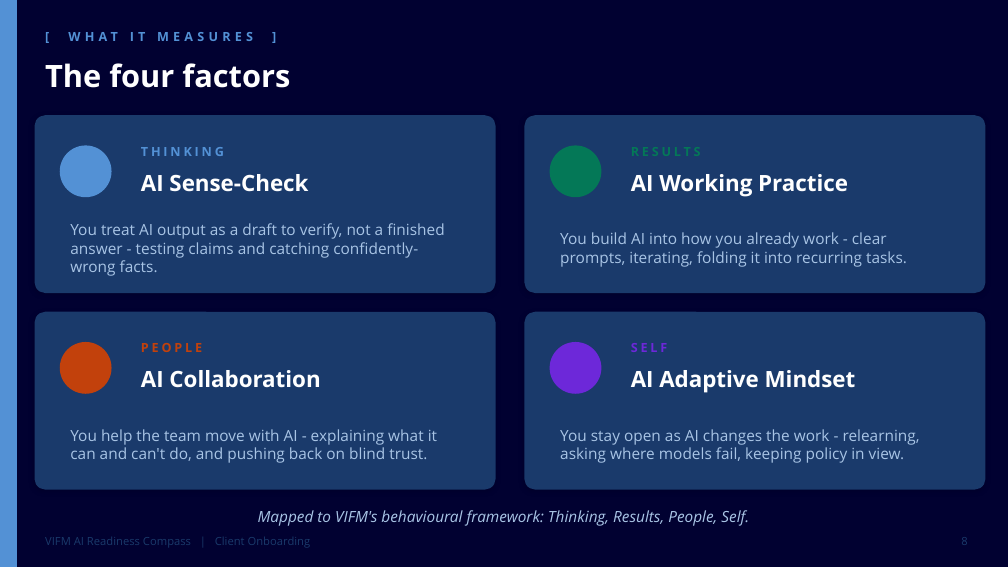
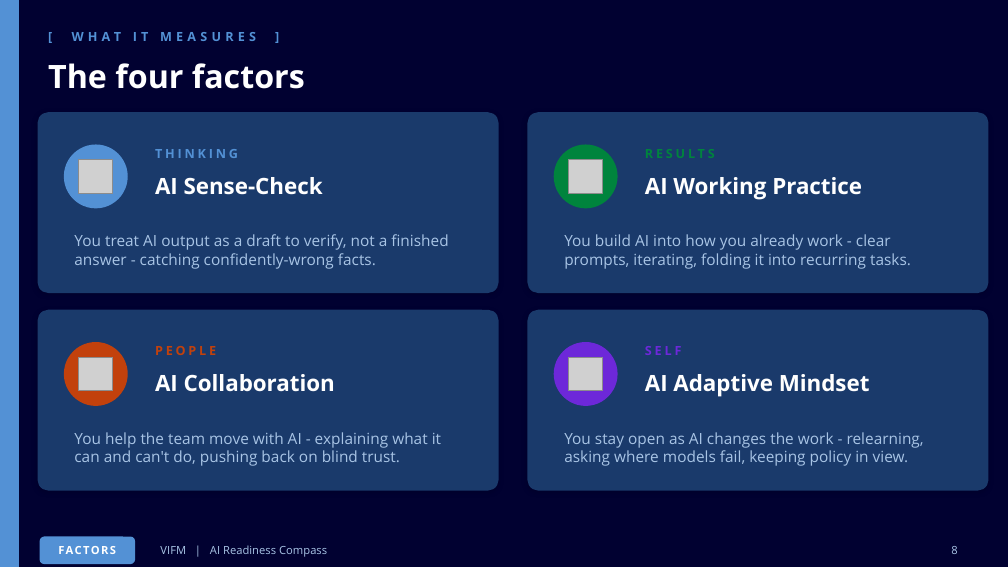
Before and after one commit to AimanSadeq/vifm-assessment-center, a slide deck: slide 8 of VIFM-ARC-Client-Onboarding.pptx. Drawn at 1008x567 pixels with LibreOffice and Linux fonts; fonts in the diff are those of the drawing; grey boxes stand for pictures. Boxes give left, top, right and bottom in pixels: in the first picture for what was removed or moved away, otherwise in the second. Text is boxed around its words. In the diff, an @@ line names an element or a change of style, - is before the commit and + after.

```diff
--- a/VIFM-ARC-Client-Onboarding.pptx
+++ b/VIFM-ARC-Client-Onboarding.pptx
@@ text "[ WHAT IT MEASURES ]": place and size @@
-text "[ WHAT IT MEASURES ]" at (68,32,253,41)
+text "[ WHAT IT MEASURES ]" at (72,32,256,41)
@@ text "The four factors" at (48,63,305,89): size 22 to 23 pt @@
@@ proportions changed in 4 elements at (38,113,498,292), (38,310,498,490), (528,310,988,490), (528,113,988,292) @@
@@ ellipse: place and size @@
-ellipse at (60,146,111,197)
+ellipse at (65,145,127,208)
@@ text "THINKING": place and size @@
-text "THINKING" at (141,147,224,156)
+text "THINKING" at (155,149,238,158)
@@ ellipse: place and size @@
-ellipse at (550,146,601,197)
+ellipse at (554,145,617,208)
@@ ellipse at (554,145,617,208): fill #047857 to #00843D; outline #047857 1 pt to #00843D 1 pt @@
@@ picture added at (79,159,112,193) @@
@@ text "AI Sense-Check": place and size @@
-text "AI Sense-Check" at (141,174,308,192)
+text "AI Sense-Check" at (155,177,323,195)
@@ picture added at (569,159,602,193) @@
@@ text "AI Working Practice": place and size @@
-text "AI Working Practice" at (631,174,848,196)
+text "AI Working Practice" at (645,177,862,200)
@@ text at (74,234,448,269): text changed @@
-You treat AI output as a draft to verify, not a finished answer - testing claims and catching confidently-wrong facts.
+You treat AI output as a draft to verify, not a finished answer - catching confidently-wrong facts.
@@ text "You build AI into how ...": place and size @@
-text "You build AI into how ..." at (560,232,907,267)
+text "You build AI into how ..." at (564,234,911,269)
@@ ellipse: place and size @@
-ellipse at (60,343,111,393)
+ellipse at (65,343,127,405)
@@ picture added at (79,357,112,390) @@
@@ text "PEOPLE": place and size @@
-text "PEOPLE" at (141,343,202,352)
+text "PEOPLE" at (155,346,216,355)
@@ ellipse: place and size @@
-ellipse at (550,343,601,393)
+ellipse at (554,343,617,405)
@@ picture added at (569,357,602,390) @@
@@ text "SELF": place and size @@
-text "SELF" at (631,343,667,352)
+text "SELF" at (645,346,681,355)
@@ text "AI Collaboration": place and size @@
-text "AI Collaboration" at (141,370,320,388)
+text "AI Collaboration" at (155,374,335,392)
@@ text "AI Adaptive Mindset": place and size @@
-text "AI Adaptive Mindset" at (631,370,856,393)
+text "AI Adaptive Mindset" at (645,374,870,397)
@@ text "You stay open as AI ...": place and size @@
-text "You stay open as AI ..." at (560,429,920,463)
+text "You stay open as AI ..." at (564,432,924,466)
@@ text at (74,432,441,466): text changed @@
-You help the team move with AI - explaining what it can and can't do, and pushing back on blind trust.
+You help the team move with AI - explaining what it can and can't do, pushing back on blind trust.
@@ rounded rectangle added at (40,537,134,563), fill #5391D5, outline #5391D5 1 pt @@
@@ text removed at (258,510,749,526) @@
-Mapped to VIFM's behavioural framework: Thinking, Results, People, Self.
@@ text "8": place and size @@
-text "8" at (961,537,967,545)
+text "8" at (951,546,957,554)
@@ text "8" at (951,546,957,554): text colour #1A3A6B to #A8C4E5 @@
@@ text added at (58,546,116,554), 8 pt, text #FFFFFF, bold @@
+FACTORS
@@ text at (160,545,327,557): text changed; text colour #1A3A6B to #A8C4E5 @@
-VIFM AI Readiness Compass | Client Onboarding
+VIFM | AI Readiness Compass
```
Also in this commit, not shown: 13 other slides changed, 24 other files.
